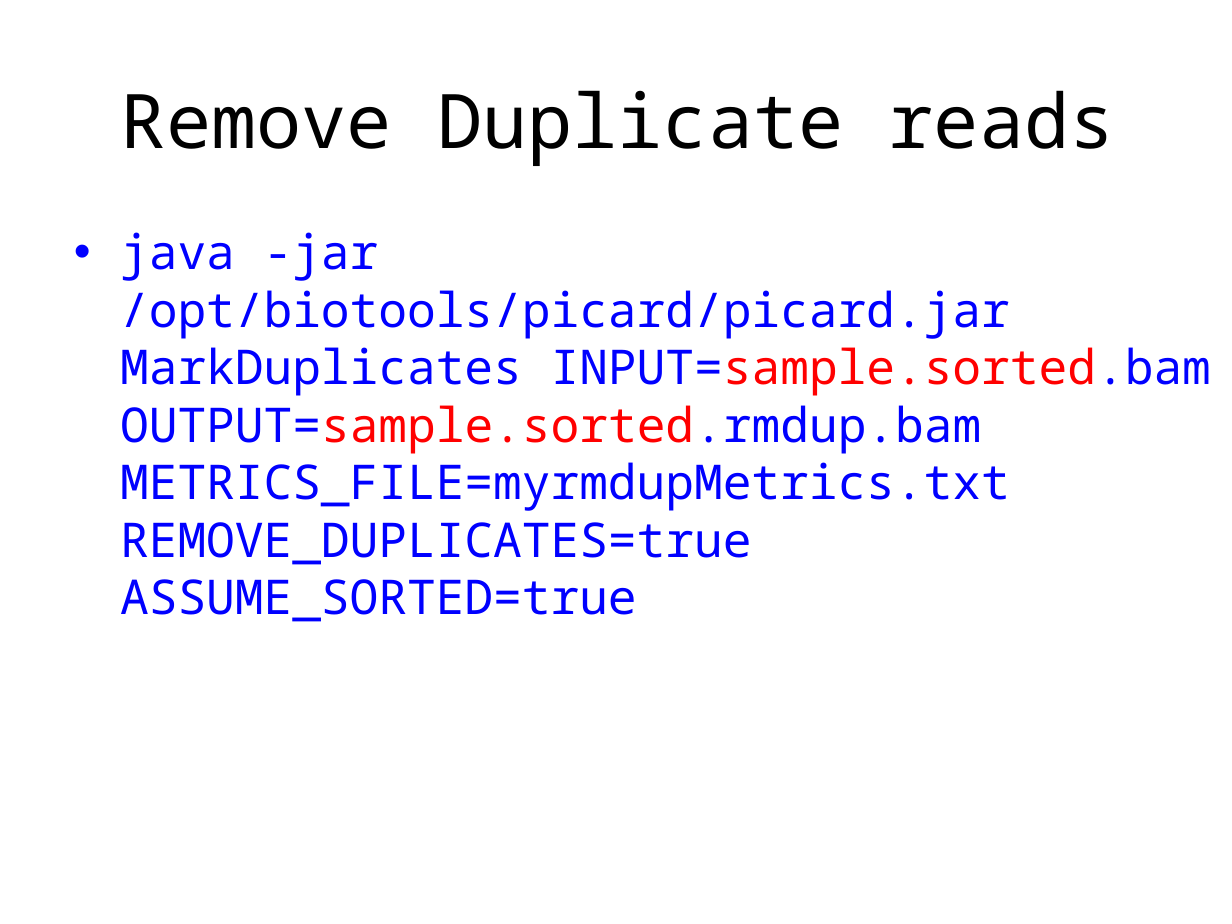
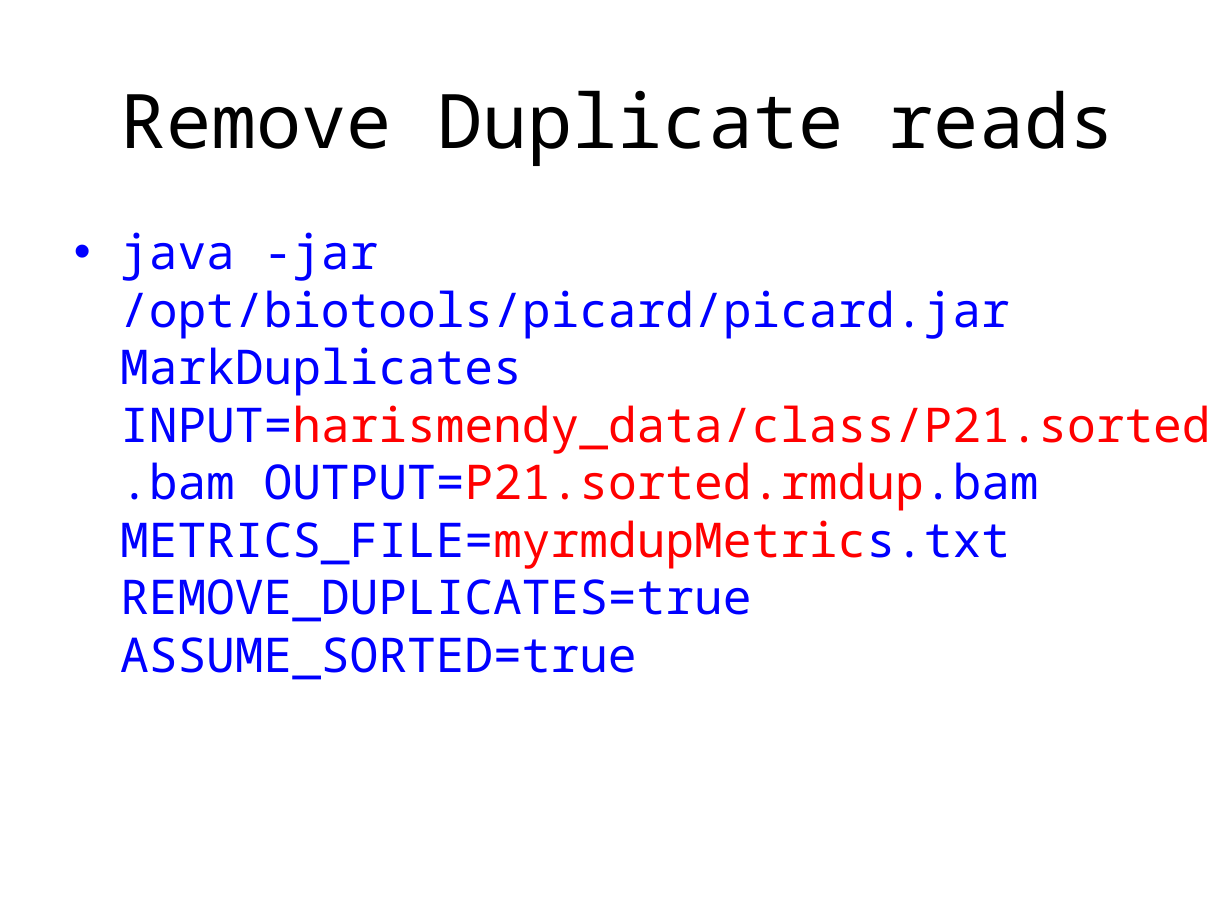
Before and after one commit to biom262/biom262-2016, a slide deck: slide 6 of weeks/week06/Practise_Day1.pptx. Drawn at 1232x924 pixels with LibreOffice and Linux fonts; fonts in the diff are those of the drawing. Boxes give left, top, right and bottom in pixels: in the first picture for what was removed or moved away, otherwise in the second. Text is boxed around its words. In the diff, an @@ line names an element or a change of style, - is before the commit and + after.

```diff
--- a/weeks/week06/Practise_Day1.pptx
+++ b/weeks/week06/Practise_Day1.pptx
@@ text at [120, 232, 1211, 680]: text changed @@
-• java -jar /opt/biotools/picard/picard.jar MarkDuplicates INPUT=sample.sorted.bam OUTPUT=sample.sorted.rmdup.bam METRICS_FILE=myrmdupMetrics.txt REMOVE_DUPLICATES=true ASSUME_SORTED=true
+• java -jar /opt/biotools/picard/picard.jar MarkDuplicates INPUT=harismendy_data/class/P21.sorted.bam OUTPUT=P21.sorted.rmdup.bam METRICS_FILE=myrmdupMetrics.txt REMOVE_DUPLICATES=true ASSUME_SORTED=true
```
Also in this commit, not shown: 8 other slides changed.
